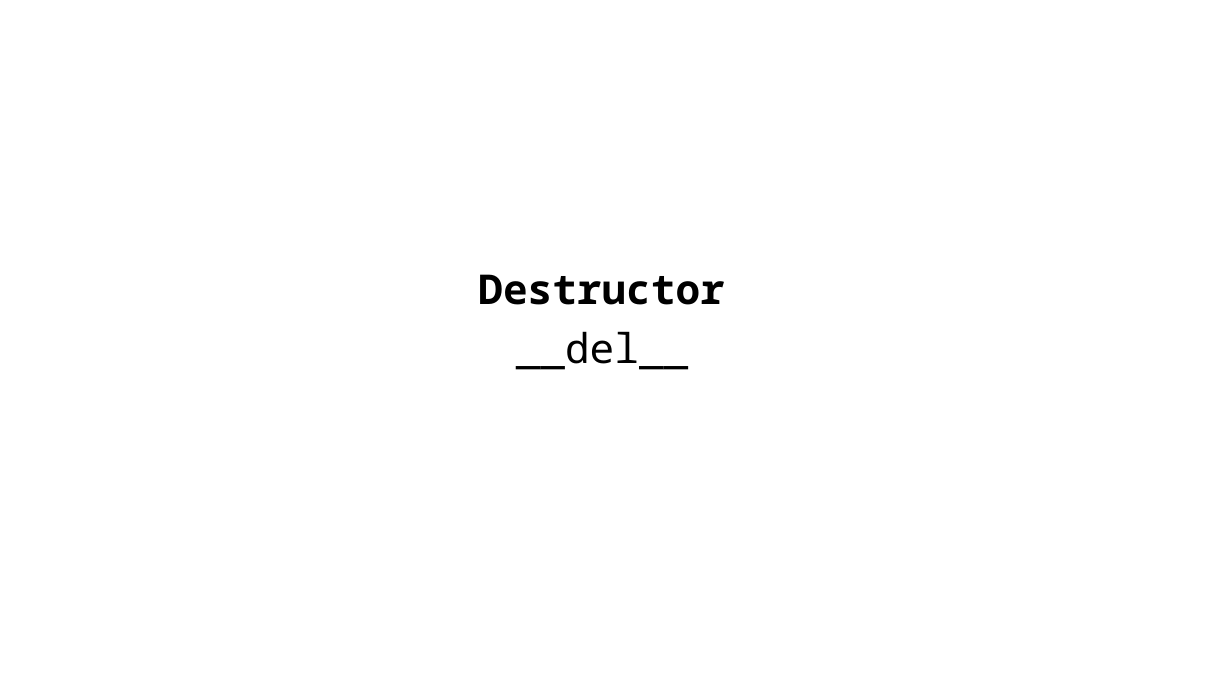
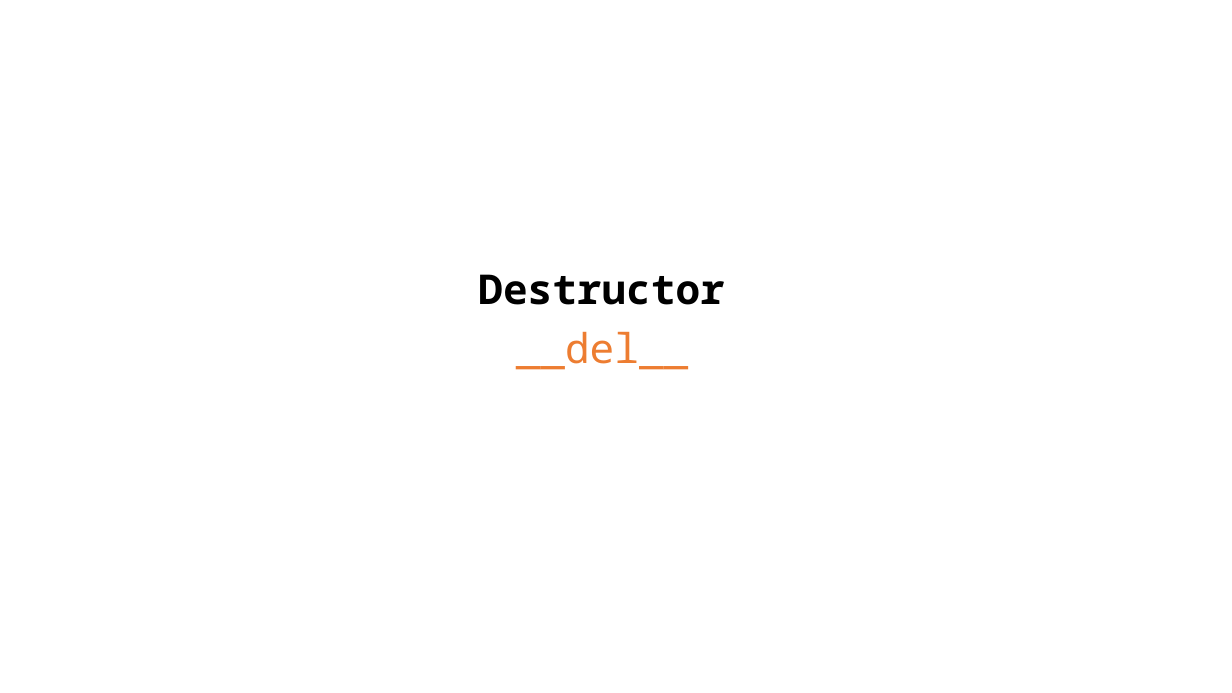
Before and after one commit to mmaleki92/python_teaching, a slide deck: slide 85 of oop/oop.pptx. Drawn at 1232x693 pixels with LibreOffice and Linux fonts; fonts in the diff are those of the drawing. Boxes give left, top, right and bottom in pixels: in the first picture for what was removed or moved away, otherwise in the second. Text is boxed around its words. In the diff, an @@ line names an element or a change of style, - is before the commit and + after.

```diff
--- a/oop/oop.pptx
+++ b/oop/oop.pptx
@@ text "__del__" at (516,331,688,370): text colour #000000 to #ED7D31 @@
```
Also in this commit, not shown: 1 other slide changed, 39 slides added, 29 other files.
